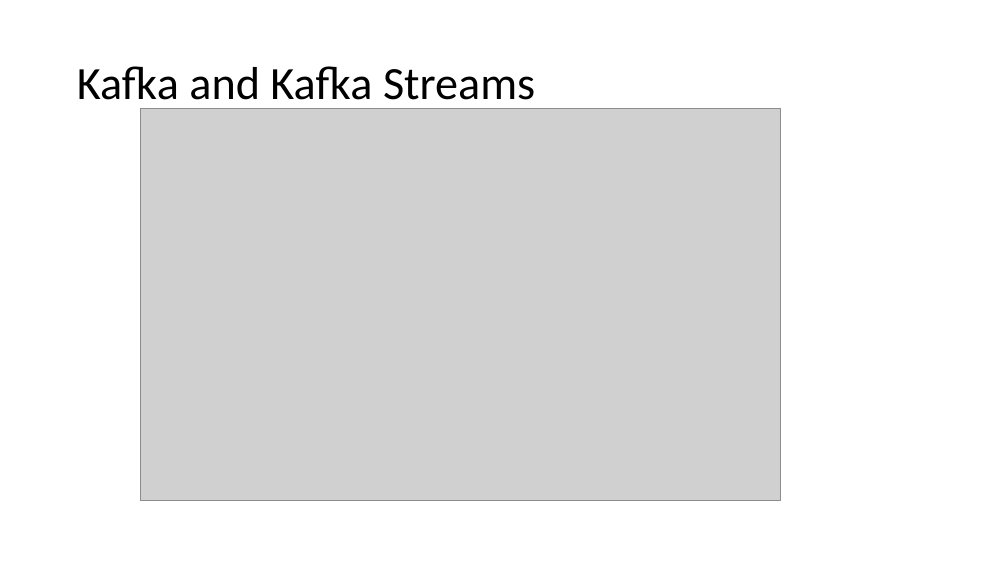
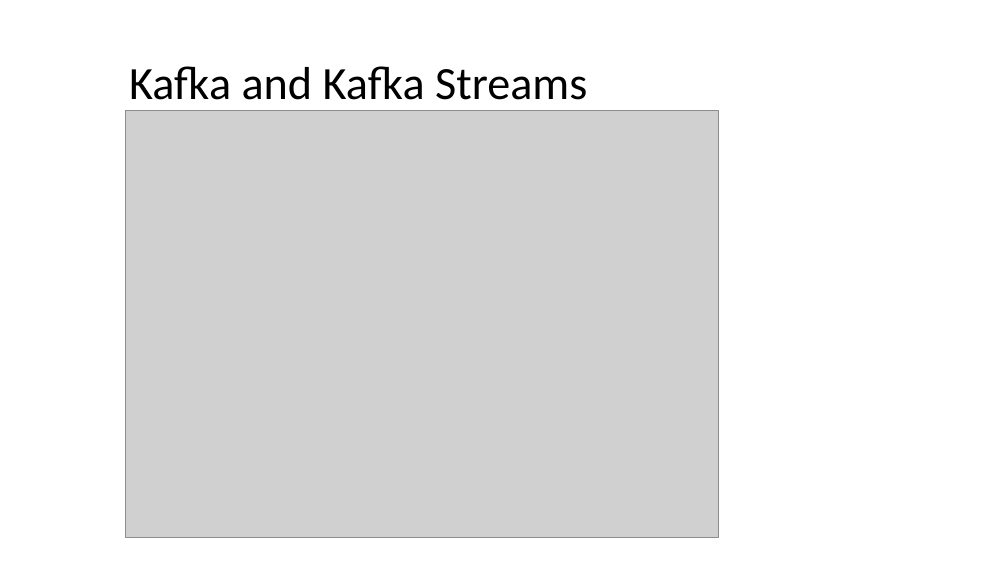
Before and after one commit to binitakaushik18/play-stream-maskingservice, a slide deck: slide 11 of doc/Kafka-Streams-TechConf [Autosaved].pptx (slide 8 before the commit). Drawn at 1008x567 pixels with LibreOffice and Linux fonts; fonts in the diff are those of the drawing; grey boxes stand for pictures. Boxes give left, top, right and bottom in pixels: in the first picture for what was removed or moved away, otherwise in the second. Text is boxed around its words. In the diff, an @@ line names an element or a change of style, - is before the commit and + after.

```diff
--- a/doc/Kafka-Streams-TechConf [Autosaved].pptx
+++ b/doc/Kafka-Streams-TechConf [Autosaved].pptx
@@ title "Kafka and Kafka Streams": place and size @@
-title "Kafka and Kafka Streams" at [77,66,535,111]
+title "Kafka and Kafka Streams" at [129,66,587,111]
@@ picture: place and size @@
-picture at [141,108,780,501]
+picture at [126,110,718,538]
```
Also in this commit, not shown: 9 other slides changed, 5 slides added, 4 other files.
